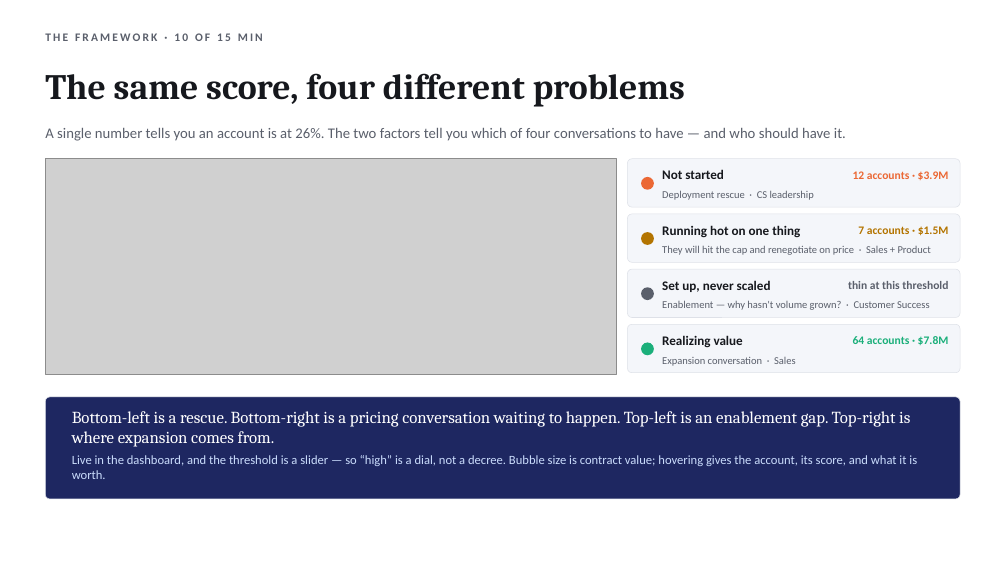
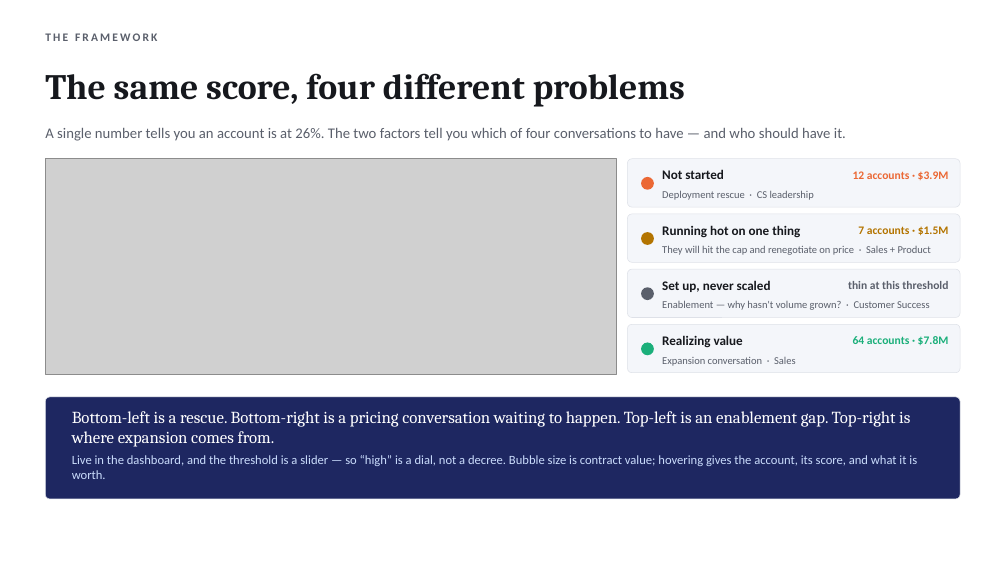
Before and after one commit to suraj-iyer9/AnalyticsFW-Aug2026, a slide deck: slide 5 of docs/executive_deck.pptx. Drawn at 1008x567 pixels with LibreOffice and Linux fonts; fonts in the diff are those of the drawing; grey boxes stand for pictures. Boxes give left, top, right and bottom in pixels: in the first picture for what was removed or moved away, otherwise in the second. Text is boxed around its words. In the diff, an @@ line names an element or a change of style, - is before the commit and + after.

```diff
--- a/docs/executive_deck.pptx
+++ b/docs/executive_deck.pptx
@@ text at <box>45,33,157,41</box>: text changed @@
-THE FRAMEWORK · 10 OF 15 MIN
+THE FRAMEWORK
```
Also in this commit, not shown: 6 other slides changed, 1 other file.
